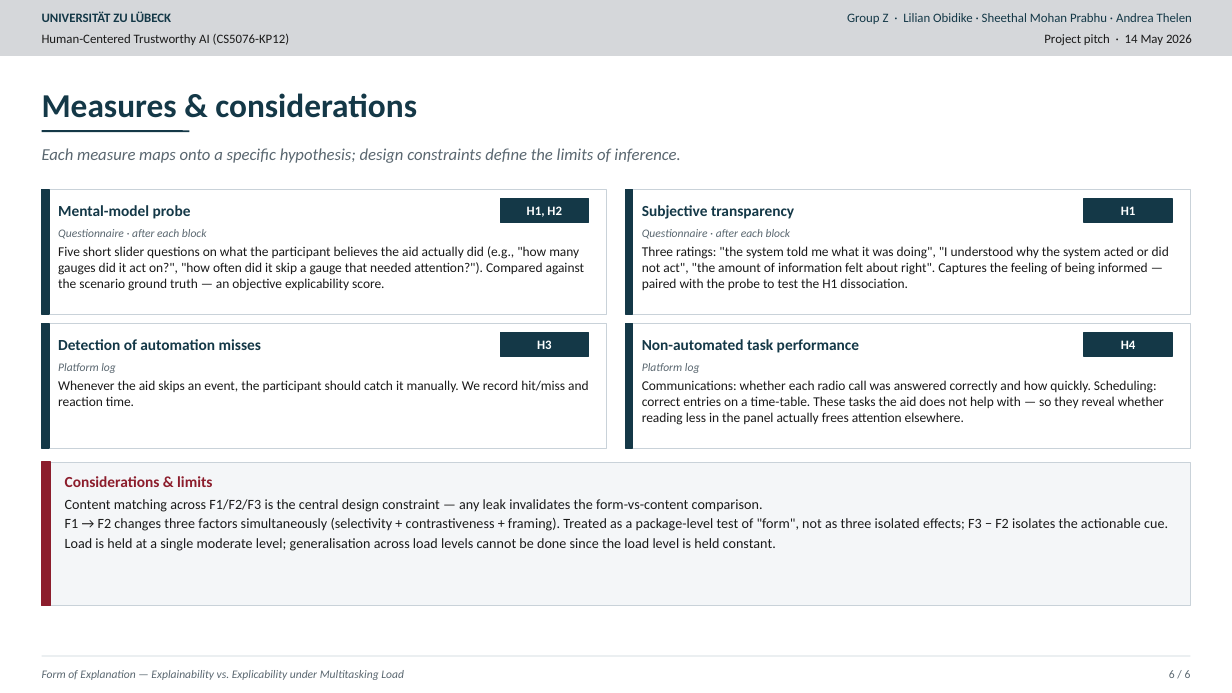
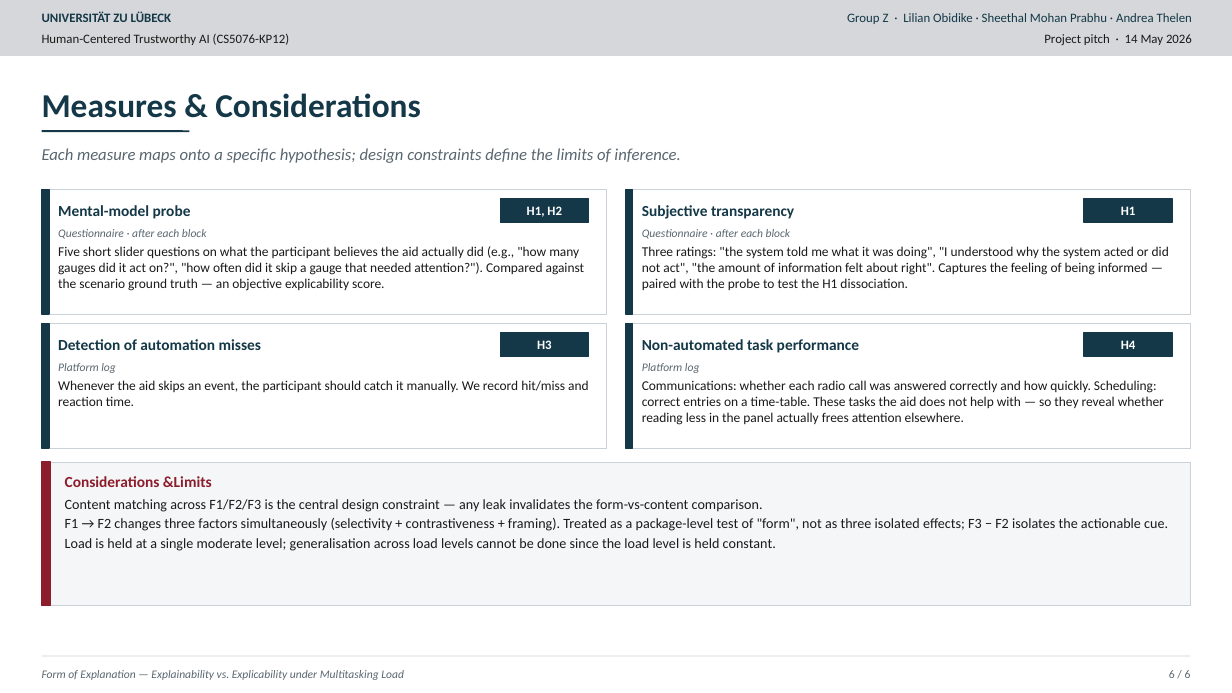
Before and after one commit to AndreaThelen/HumanCenteredAI, a slide deck: slide 6 of Documents/Study.pptx. Drawn at 1232x693 pixels with LibreOffice and Linux fonts; fonts in the diff are those of the drawing. Boxes give left, top, right and bottom in pixels: in the first picture for what was removed or moved away, otherwise in the second. Text is boxed around its words. In the diff, an @@ line names an element or a change of style, - is before the commit and + after.

```diff
--- a/Documents/Study.pptx
+++ b/Documents/Study.pptx
@@ text at [42,93,421,118]: text changed @@
-Measures & considerations
+Measures & Considerations
@@ text at [65,476,212,487]: text changed @@
-Considerations & limits
+Considerations &Limits
```
Also in this commit, not shown: 5 other slides changed, 1 other file.
